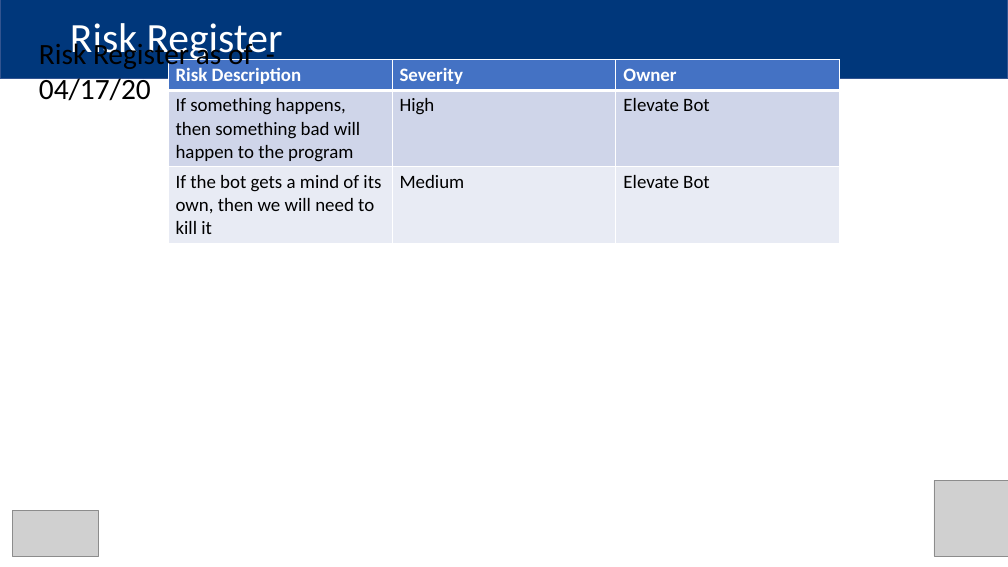
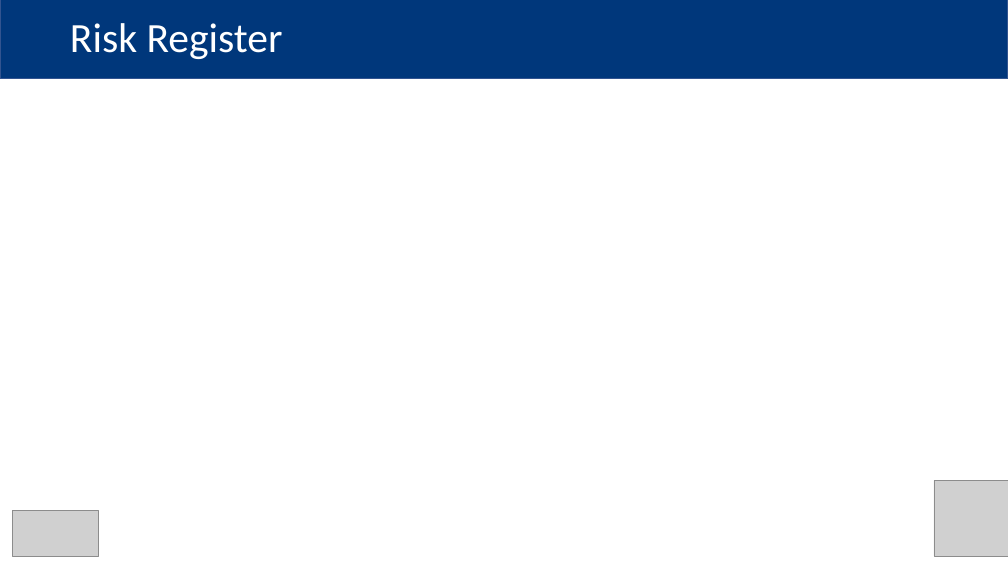
Before and after one commit to MindPetalSoftwareSolutions/VerticalApps_PMO-Bot, a slide deck: slide 3 of Data/Input/Robotic Process Automation PMO.pptx. Drawn at 1008x567 pixels with LibreOffice and Linux fonts; fonts in the diff are those of the drawing; grey boxes stand for pictures. Boxes give left, top, right and bottom in pixels: in the first picture for what was removed or moved away, otherwise in the second. Text is boxed around its words. In the diff, an @@ line names an element or a change of style, - is before the commit and + after.

```diff
--- a/Data/Input/Robotic Process Automation PMO.pptx
+++ b/Data/Input/Robotic Process Automation PMO.pptx
@@ text removed at (39,40,252,101) @@
-Risk Register as of - 04/17/20
@@ table removed at (168,60,839,508), 3 rows, 3 columns @@
-Risk Description | Severity | Owner
-If something happens, then something bad will happen to the program | High | Elevate Bot
-If the bot gets a mind of its own, then we will need to kill it | Medium | Elevate Bot
```
Also in this commit, not shown: 2 other slides changed.
